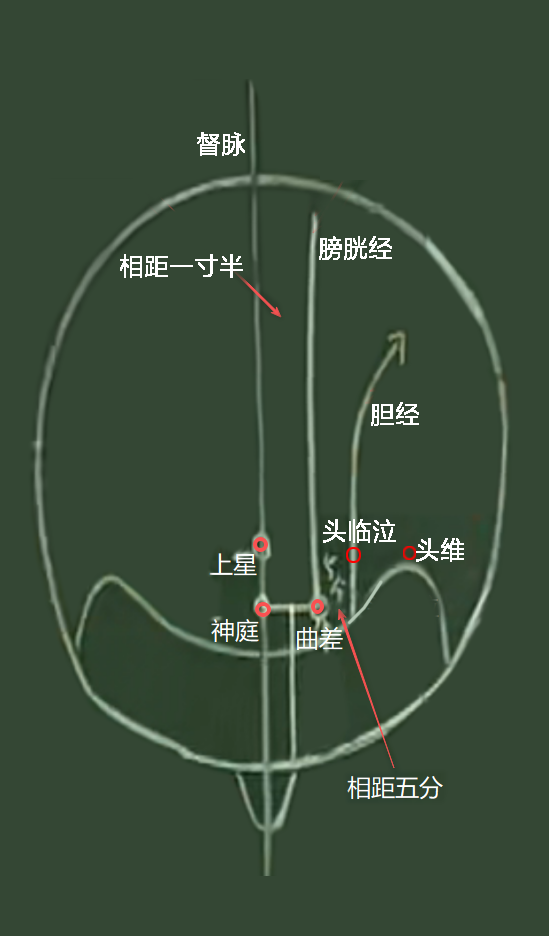
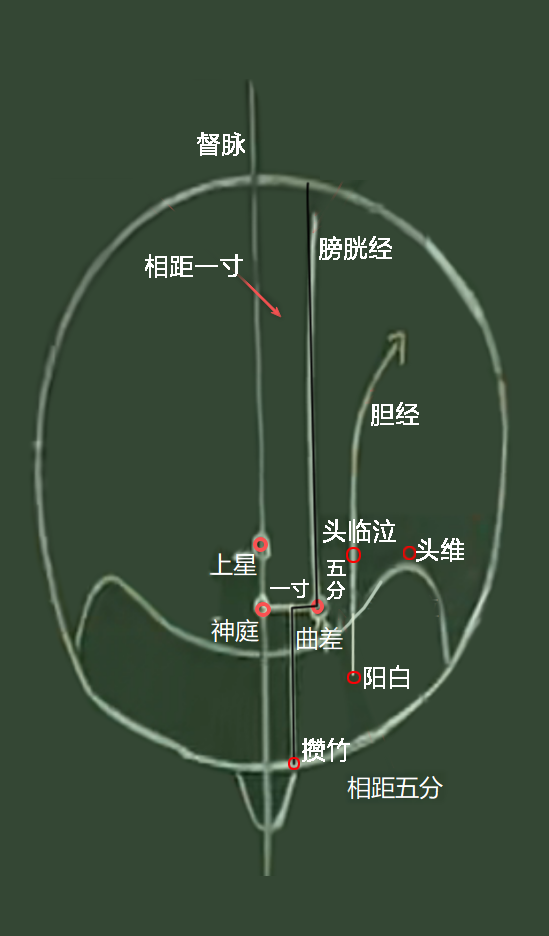
Two versions of the same layered image (549×936). Layer-by-layer changes:
renamed "相距一寸半" to "相距一寸", painted on it over [120, 254, 243, 278]
added layer "阳白" (1st of 2) above "阳白" over [364, 665, 409, 689]
added layer "阳白" (2nd of 2) above "胆经阳白段" over [347, 671, 361, 684]
added layer "胆经阳白段" above "攒竹" over [350, 611, 356, 677]
added layer "攒竹" (1st of 2) above "攒竹" over [302, 738, 350, 762]
added layer "攒竹" (2nd of 2) above "膀胱经" over [288, 757, 300, 770]
added layer "膀胱经" (2nd of 2) above "一寸" over [289, 181, 320, 767]
added layer "一寸" above "五 分" over [270, 579, 309, 598]
added layer "五 分" above "背景" over [327, 560, 346, 600]
painted on "背景" over [316, 545, 405, 773]